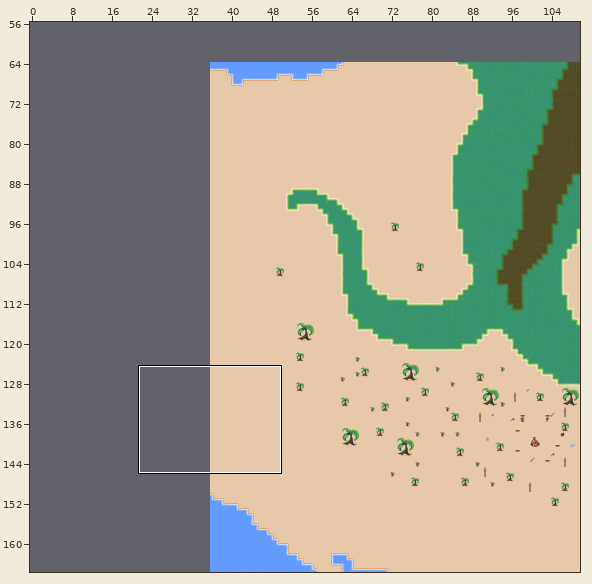
Level history. Tiled map: src/map/solidity.tmx. Above: a wide view before the commit, with the close-up outlined.
Close-up. Before the edit:
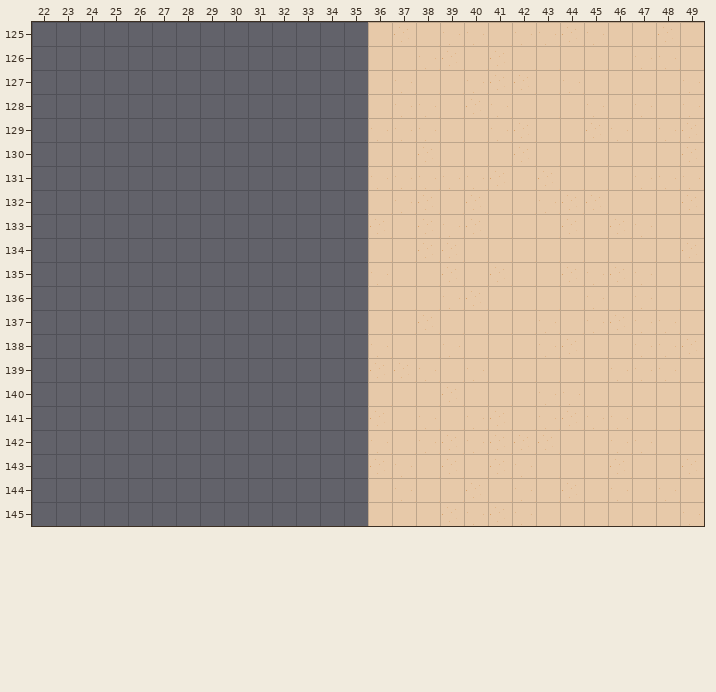
Cells are 32x32 px. Shown: x 22..49, y 125..145. The commit also changed other parts of the map, which this record leaves out. The old version is drawn lined up with the new one.
After:
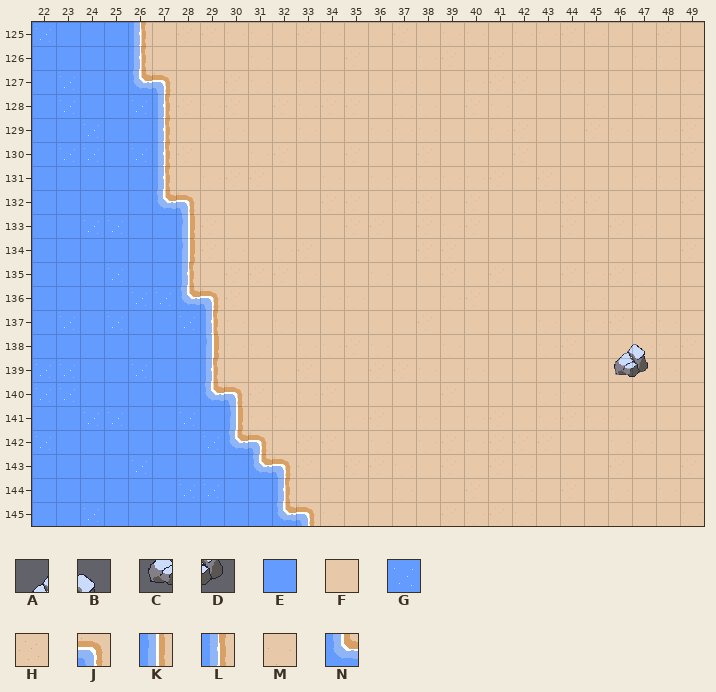
Key: from "basic-sprites": A 70 "StoneBlock", B 71, C 86, D 87; from "solidterrain": E 0, F 1, G 16, H 17, J 34, K 50, L 96, M 97, N 112.
_ is an empty cell, . an unchanged one.
The exact change:
map size 128x128 -> 192x192 cells (old content now starts at 36,64; both pictures use the new coordinates)
--- layer "terrain"
@@ x 22..35 @@
-125 ______________
-126 ______________
-127 ______________
-128 ______________
-129 ______________
-130 ______________
-131 ______________
-132 ______________
-133 ______________
-134 ______________
-135 ______________
-136 ______________
-137 ______________
-138 ______________
-139 ______________
-140 ______________
-141 ______________
-142 ______________
-143 ______________
-144 ______________
-145 ______________
+125 GEEELFHHMMFHMF
+126 EEEELFFFFMFFFH
+127 EGEENJFMHMFMMF
+128 EGEEGLHMHFHMHH
+129 EEGEELFMMFFMFF
+130 EGGEGLHFFMHFFH
+131 EEEEELFMHHFFMF
+132 EEEEENJFFFFFHH
+133 EEGGEEKHFFFFFH
+134 EEEEEEKHMFMHFF
+135 EEEGEELFHHHMFF
+136 EEEEGGNJHFFFMM
+137 EGEGEEGLMFMFFF
+138 EEEEEEEKMMFMMH
+139 GGEEGEELFFFHFF
+140 GGEEEEENJHMMHF
+141 EEGGEEGEKMMFFM
+142 GEEEEEEGNJFHHF
+143 EEEEGEEEENJHFH
+144 EEEEEEGGEELFMF
+145 EEGEEEEEEENJMF
--- layer "flora"
@@ x 46..47 @@
-138 __
-139 __
+138 AB
+139 CD
